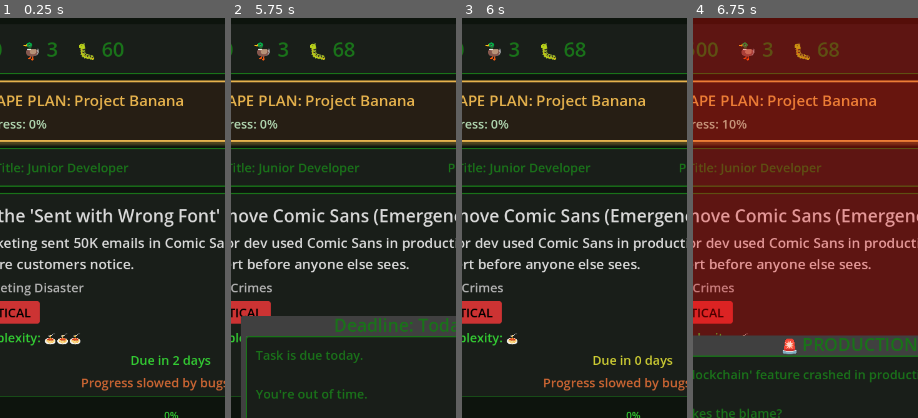
Above: before the commit, frames 1-4 (left to right).
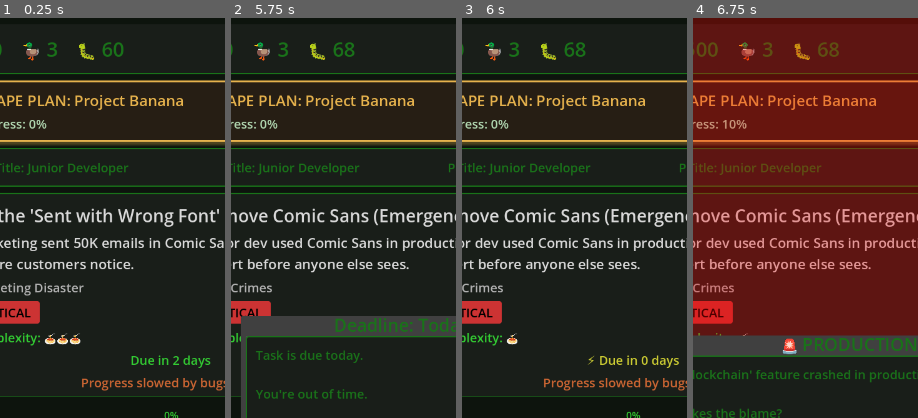
Above: after the commit, the same moments.

Repository: lmchoi/alt-f-this
Game: Godot game, scene res://scenes/game_ui.tscn
Same seed, same stepped clock (60 frames per second), same inputs: the game is played once before the commit and once after it.
Inputs:
- Up to frame 1 (0.25 s): no input
- Up to frame 2 (5.75 s): click "Work £100" at 0.5 s; click "The intern we just let go." at 1.25 s; click "HUSTLE (Side Project)" at 2 s; click "SHIP IT (Complete Now)" at 2.75 s; click "Ship It Now" at 3.5 s; click "The intern we just let go." at 4.25 s; click "Work £100" at 5 s
- Up to frame 3 (6 s): click "Ask for Extension" at 5.75 s
- Up to frame 4 (6.75 s): click "HUSTLE (Side Project)" at 6.5 s
The pictures show only the part of the screen within x 12-62%, y 0-50%; the shares and areas given below are measured in that part.

Frames 1-2 are identical in both runs. In frame 3, 0.6% of the frame differs, in the area x 56-97%, y 84-88%; in frame 4, nothing differs.

Commit message:
Add urgency indicator to TaskPanel

Diff:
--- a/scenes/task_panel.gd
+++ b/scenes/task_panel.gd
@@ -84,10 +84,10 @@
 
 func _update_deadline_label(days_left: int):
 	if days_left < 0:
-		deadline_label.text = str(abs(days_left)) + " days overdue"
+		deadline_label.text = "⚡ " + str(abs(days_left)) + " days overdue ⚡"
 		deadline_label.add_theme_color_override("font_color", COLOR_RED)
 	elif days_left <= 1:
-		deadline_label.text = "Due in " + str(days_left) + " days"
+		deadline_label.text = "⚡ Due in " + str(days_left) + " days"
 		deadline_label.add_theme_color_override("font_color", COLOR_YELLOW)
 	else:
 		deadline_label.text = "Due in " + str(days_left) + " days"
